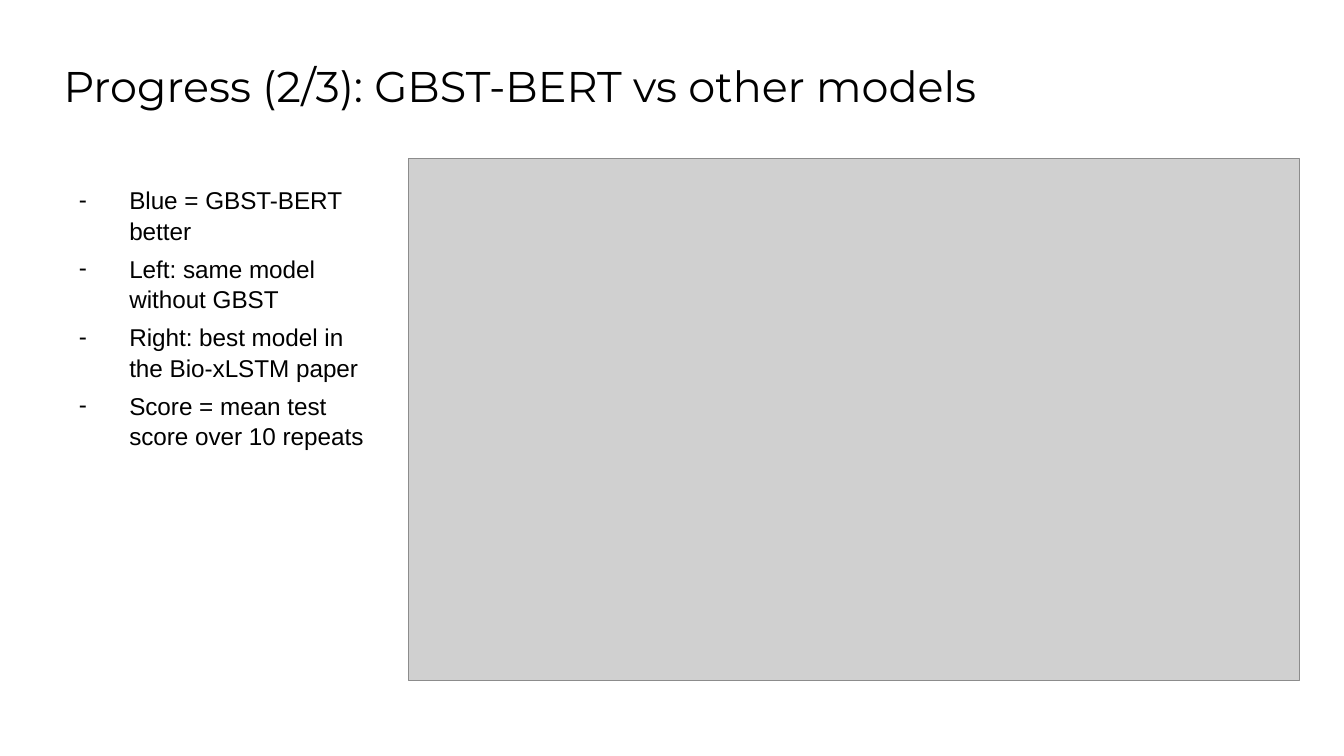
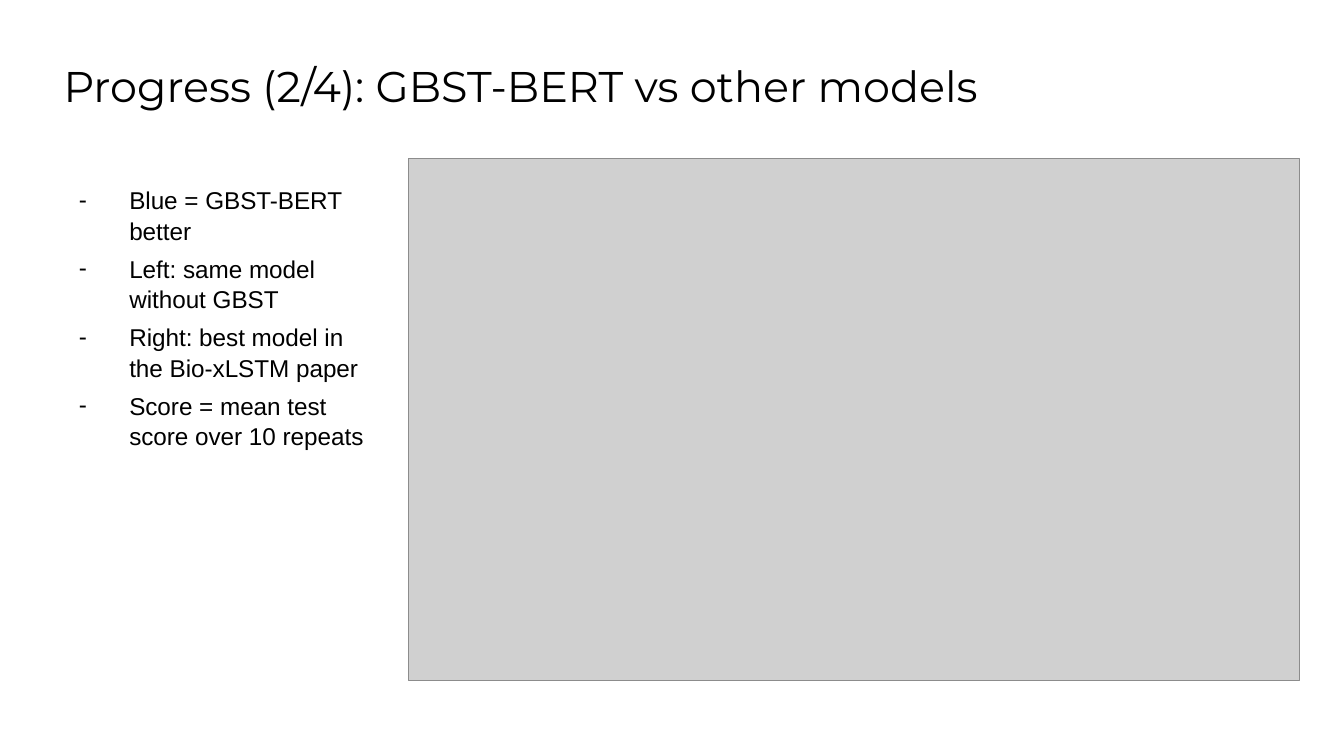
Before and after one commit to OMAR622-ai/dna-xlstm-charna, a slide deck: slide 4 of docs/meetings/2026-11_meeting/Progress_Meeting_Omar_Mohamed.pptx. Drawn at 1344x756 pixels with LibreOffice and Linux fonts; fonts in the diff are those of the drawing; grey boxes stand for pictures; background and template pictures are left out. Boxes give left, top, right and bottom in pixels: in the first picture for what was removed or moved away, otherwise in the second. Text is boxed around its words. In the diff, an @@ line names an element or a change of style, - is before the commit and + after.

Commit message:
Meeting slides: add results table of all 7 models

```diff
--- a/docs/meetings/2026-11_meeting/Progress_Meeting_Omar_Mohamed.pptx
+++ b/docs/meetings/2026-11_meeting/Progress_Meeting_Omar_Mohamed.pptx
@@ title at [64,66,978,111]: text changed @@
-Progress (2/3): GBST-BERT vs other models
+Progress (2/4): GBST-BERT vs other models
```
Also in this commit, not shown: 2 other slides changed, 1 slide added, 2 other files.
